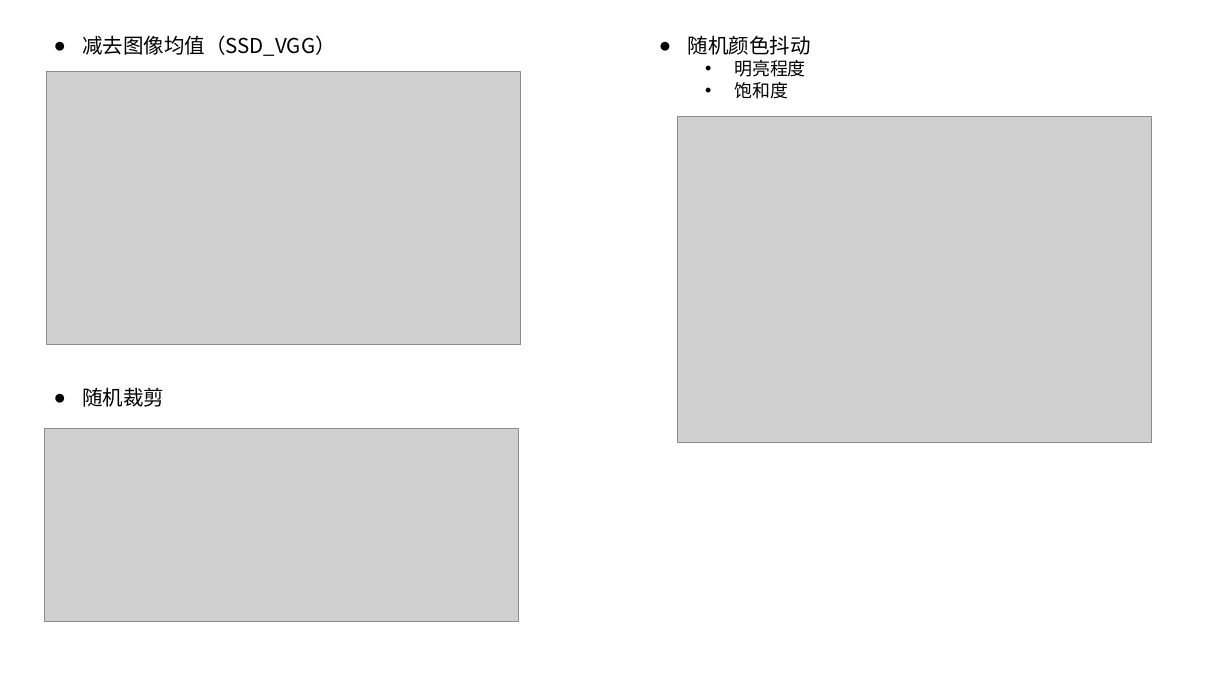
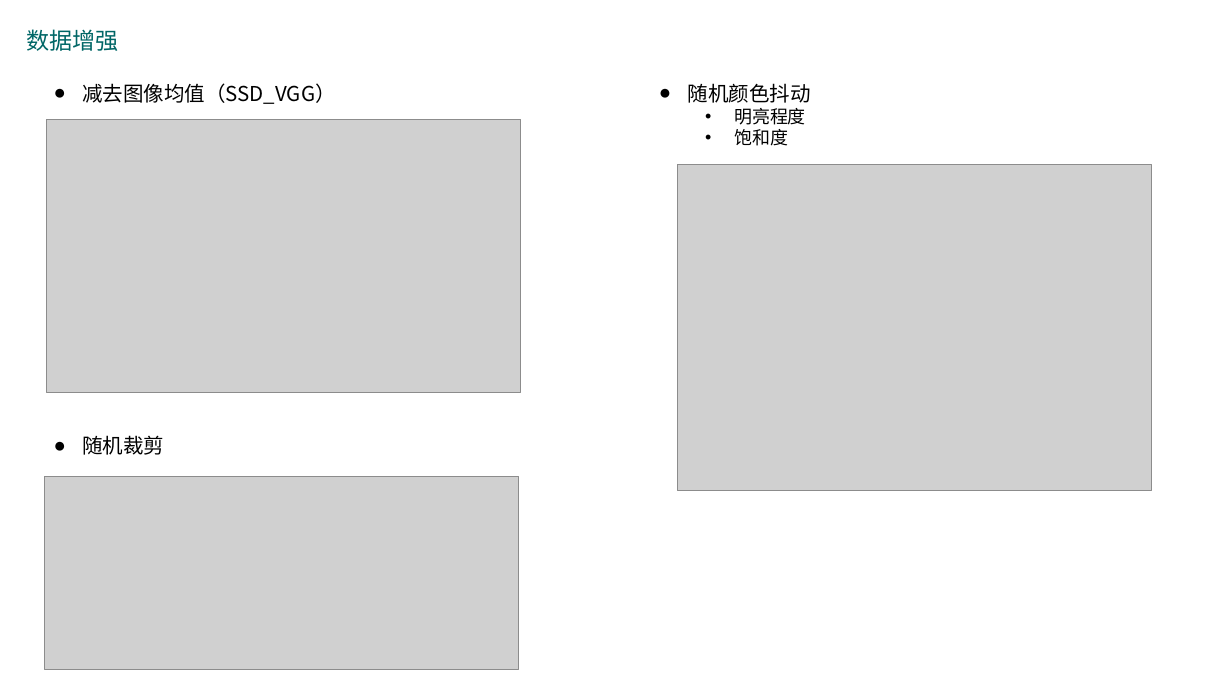
Before and after one commit to 1274085042/VehicleDetection, a slide deck: slide 7 of example/车辆检测.pptx (slide 5 before the commit). Drawn at 1232x693 pixels with LibreOffice and Linux fonts; fonts in the diff are those of the drawing; grey boxes stand for pictures. Boxes give left, top, right and bottom in pixels: in the first picture for what was removed or moved away, otherwise in the second. Text is boxed around its words. In the diff, an @@ line names an element or a change of style, - is before the commit and + after.

```diff
--- a/example/车辆检测.pptx
+++ b/example/车辆检测.pptx
@@ text added at [26, 29, 118, 51], 18 pt, text #006666 @@
+数据增强
@@ 2 texts, 1 picture: place and size @@
-2 texts, 1 picture at [44, 35, 811, 622]
+2 texts, 1 picture at [44, 83, 811, 669]
@@ 2 pictures, 1 text: place and size @@
-2 pictures, 1 text at [46, 71, 1152, 443]
+2 pictures, 1 text at [46, 119, 1152, 491]
```
Also in this commit, not shown: 2 other slides changed, 14 slides added, 4 slides removed, 36 other files.
